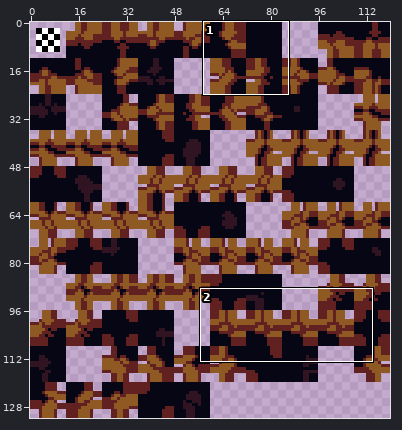
One commit to this sprite sheet: tilesets/ts_jungle_foreground_2/output_tileset.png. Above: a wide view before the commit, with the close-up outlined.
Close-up. The starting point:
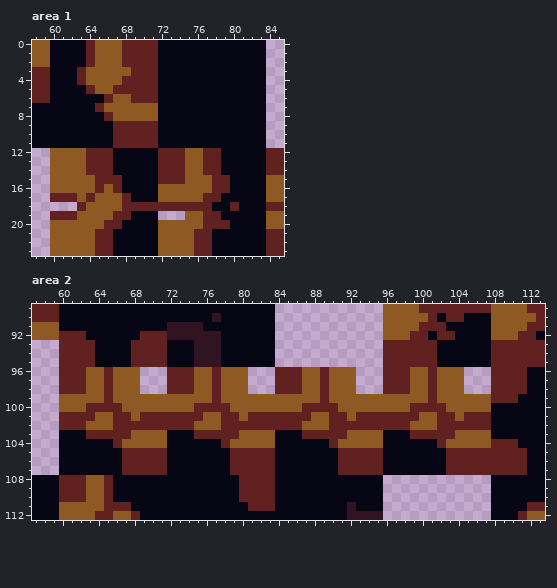
The file is 120x132 pixels. Shown: area 1: x 58..85, y 0..23; area 2: x 57..113, y 89..112.
Now the later version:
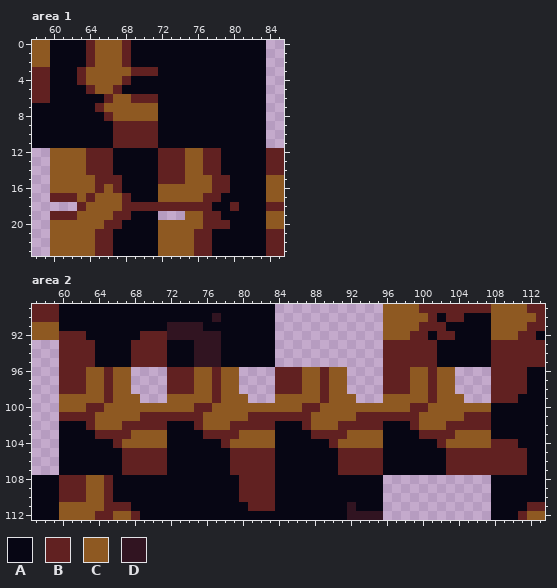
Palette (. is transparent): A #070614  B #612121  C #8e5922  D #311421
Edits made:
{"where": "area 1"}
{"y":0,"x":69,"old":"BBB","new":"AAA"}
{"y":1,"x":69,"old":"BBB","new":"AAA"}
{"y":2,"x":69,"old":"BBB","new":"AAA"}
{"y":4,"x":69,"old":"BBB","new":"AAA"}
{"y":5,"x":68,"old":"BBBB","new":"AAAA"}
{"where": "area 2"}
{"y":96,"x":68,"old":"C","new":"."}
{"y":96,"x":80,"old":"C","new":"."}
{"y":96,"x":92,"old":"C","new":"."}
{"y":96,"x":104,"old":"C","new":"."}
{"y":97,"x":68,"old":"C","new":"."}
{"y":97,"x":80,"old":"C","new":"."}
{"y":97,"x":92,"old":"C","new":"."}
{"y":97,"x":104,"old":"C","new":"."}
{"y":98,"x":68,"old":"C","new":"."}
{"y":98,"x":80,"old":"C","new":"."}
{"y":98,"x":92,"old":"C","new":"."}
{"y":98,"x":104,"old":"C","new":"."}
{"y":99,"x":69,"old":"CCC","new":"..."}
{"y":99,"x":81,"old":"CCC","new":"..."}
{"y":99,"x":93,"old":"CCC","new":"..."}
{"y":99,"x":105,"old":"CCC","new":"..."}
{"y":100,"x":65,"old":"BB","new":"CC"}
{"y":100,"x":77,"old":"BB","new":"CC"}
{"y":100,"x":89,"old":"BB","new":"CC"}
{"y":100,"x":101,"old":"BB","new":"CC"}
{"y":101,"x":66,"old":"BB","new":"CC"}
{"y":101,"x":78,"old":"BB","new":"CC"}
{"y":101,"x":90,"old":"BB","new":"CC"}
{"y":101,"x":102,"old":"BB","new":"CC"}
{"y":102,"x":60,"old":"BBBC","new":"AAAB"}
{"y":102,"x":66,"old":"B","new":"C"}
{"y":102,"x":72,"old":"BBBC","new":"AAAB"}
{"y":102,"x":78,"old":"B","new":"C"}
{"y":102,"x":84,"old":"BBBC","new":"AAAB"}
{"y":102,"x":90,"old":"B","new":"C"}
{"y":102,"x":96,"old":"BBBC","new":"AAAB"}
{"y":102,"x":102,"old":"B","new":"C"}
{"y":103,"x":63,"old":"B","new":"A"}
{"y":103,"x":75,"old":"B","new":"A"}
{"y":103,"x":87,"old":"B","new":"A"}
{"y":103,"x":99,"old":"B","new":"A"}
{"label":"changed","picture_box":[122,40,158,94]}
{"label":"changed","picture_box":[59,367,491,439]}
